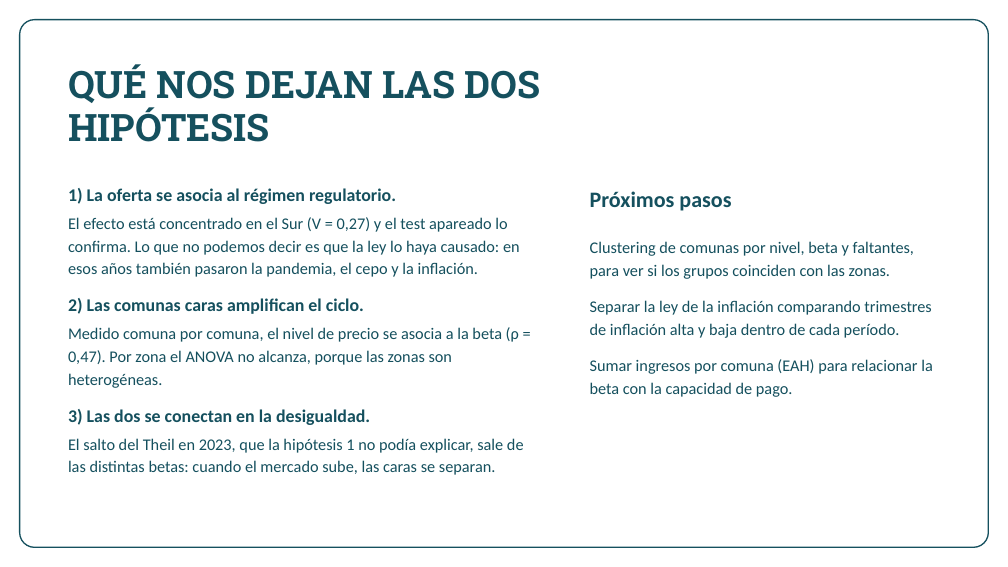
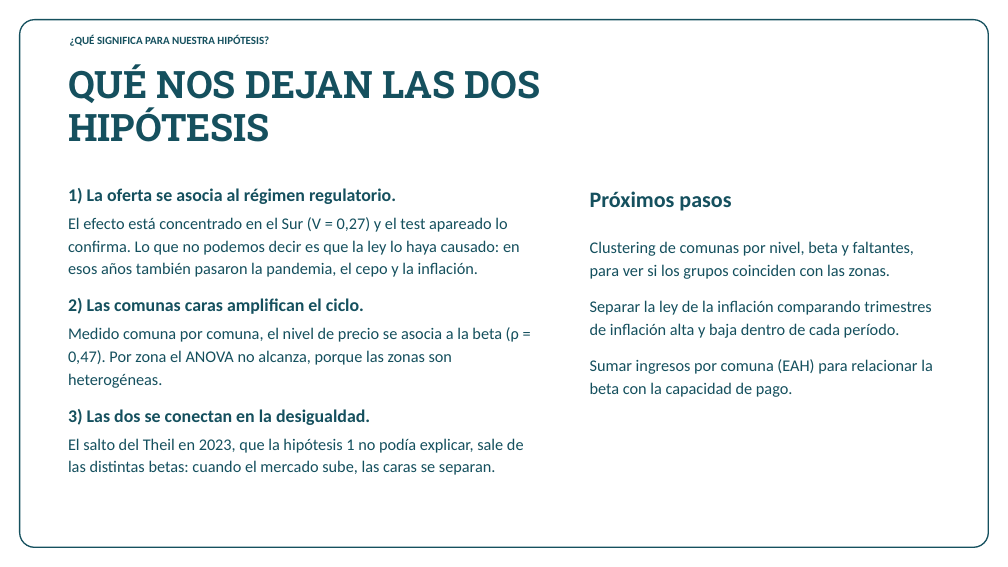
Before and after one commit to n4chogarcia-eng/tp_alquileres_caba, a slide deck: slide 16 of TP_instancia2_alquileres_CABA.pptx. Drawn at 1008x567 pixels with LibreOffice and Linux fonts; fonts in the diff are those of the drawing; background and template pictures are left out. Boxes give left, top, right and bottom in pixels: in the first picture for what was removed or moved away, otherwise in the second. Text is boxed around its words. In the diff, an @@ line names an element or a change of style, - is before the commit and + after.

```diff
--- a/TP_instancia2_alquileres_CABA.pptx
+++ b/TP_instancia2_alquileres_CABA.pptx
@@ text added at box(70, 35, 269, 46), 10.5 pt, text #15505E, bold @@
+¿QUÉ SIGNIFICA PARA NUESTRA HIPÓTESIS?
```
Also in this commit, not shown: 14 other slides changed.
